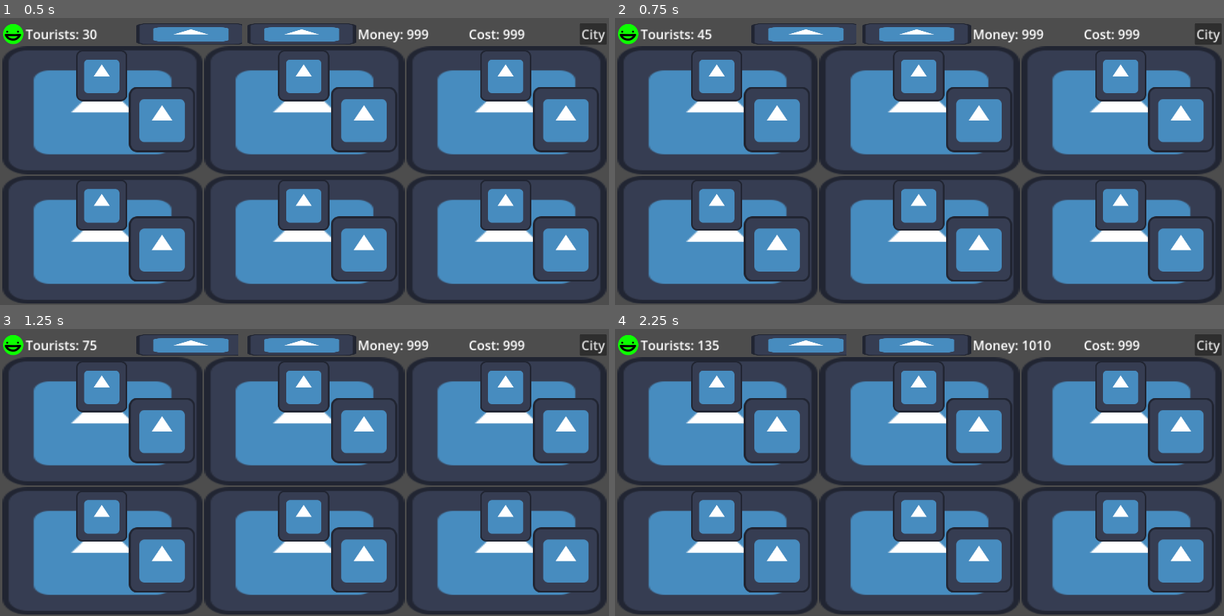
Above: before the commit, frames 1-4 (two rows, left to right).
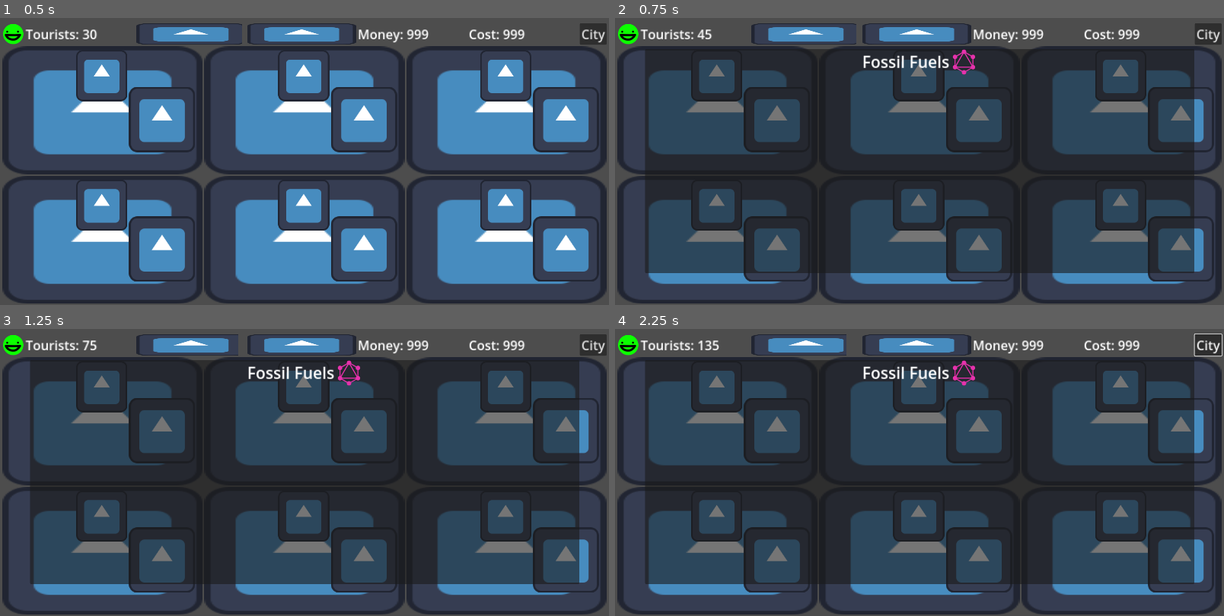
Above: after the commit, the same moments.

Repository: daniel-macias/energy-game
Game: Godot game, scene res://scenes/game.tscn
Two runs of this game, one before a commit and one after it. Both use one fixed random seed, a clock stepped at 60 frames per second and the inputs below. The engine's default icon, where the game draws it, is replaced by a stand-in: a white triangle on a blue panel in a dark square.
Inputs (mouse positions are in pixels of both pictures, inside the frame that each line leads up to):
- Up to frame 1 (0.5 s): no input
- Up to frame 2 (0.75 s): click (718, 75) at 0.52 s
- Up to frame 3 (1.25 s): no input
- Up to frame 4 (2.25 s): click "City" at 1.25 s; click (779, 429) at 2.02 s

Frame 1 is identical in both runs. In frame 2, 62% of the frame differs, in the area x 5-96%, y 10-89%; in frame 3, 62%; in frame 4, 62%, in the area x 5-100%, y 1-89%.

Commit message:
started adding computer interaction

Diff:
--- a/scenes/game.tscn
+++ b/scenes/game.tscn
@@ -94,15 +94,52 @@
 
 [node name="Control2" parent="VBoxContainer/GridContainer" instance=ExtResource("2_ylmqk")]
 layout_mode = 2
+energy_type = "Hydroelectric"
 
 [node name="Control3" parent="VBoxContainer/GridContainer" instance=ExtResource("2_ylmqk")]
 layout_mode = 2
+energy_type = "Wind Power"
 
 [node name="Control4" parent="VBoxContainer/GridContainer" instance=ExtResource("2_ylmqk")]
 layout_mode = 2
+energy_type = "Solar Power"
 
 [node name="Control5" parent="VBoxContainer/GridContainer" instance=ExtResource("2_ylmqk")]
 layout_mode = 2
+energy_type = "Geothermal"
 
 [node name="Control6" parent="VBoxContainer/GridContainer" instance=ExtResource("2_ylmqk")]
 layout_mode = 2
+energy_type = "Nuclear"
+
+[node name="PanelContainer" type="PanelContainer" parent="."]
+layout_mode = 1
+anchors_preset = 8
+anchor_left = 0.5
+anchor_top = 0.5
+anchor_right = 0.5
+anchor_bottom = 0.5
+offset_left = -685.5
+offset_top = -280.0
+offset_right = 685.5
+offset_bottom = 280.0
+grow_horizontal = 2
+grow_vertical = 2
+
+[node name="VBoxContainer" type="VBoxContainer" parent="PanelContainer"]
+layout_mode = 2
+
+[node name="HBoxContainer" type="HBoxContainer" parent="PanelContainer/VBoxContainer"]
+layout_mode = 2
+alignment = 1
+
+[node name="EnergyType" type="Label" parent="PanelContainer/VBoxContainer/HBoxContainer"]
+layout_mode = 2
+theme_override_font_sizes/font_size = 40
+text = "Energy Type"
+horizontal_alignment = 1
+
+[node name="ExitButton" type="TextureButton" parent="PanelContainer/VBoxContainer/HBoxContainer"]
+layout_mode = 2
+size_flags_horizontal = 4
+texture_normal = ExtResource("1_s5s73")
--- a/scenes/room.tscn
+++ b/scenes/room.tscn
@@ -29,21 +29,6 @@
 offset_bottom = -141.08
 texture_normal = ExtResource("1_4sh66")
 
-[node name="Panel" type="Panel" parent="."]
-visible = false
-layout_mode = 0
-offset_right = 40.0
-offset_bottom = 40.0
-
-[node name="GridContainer" type="GridContainer" parent="Panel"]
-layout_mode = 0
-offset_right = 501.0
-offset_bottom = 245.0
-
-[node name="Button" type="Button" parent="Panel/GridContainer"]
-layout_mode = 2
-text = "Temp"
-
 [node name="Notification" type="TextureButton" parent="."]
 offset_left = 53.0
 offset_top = 177.0
--- a/scripts/GameManager.gd
+++ b/scripts/GameManager.gd
@@ -31,9 +31,28 @@
 @onready var money_label = $VBoxContainer/HBoxContainer/Money
 @onready var cost_label = $VBoxContainer/HBoxContainer/Cost
 
+#Panel Node References
+@onready var energy_panel = $PanelContainer
+@onready var energy_title = $PanelContainer/VBoxContainer/HBoxContainer/EnergyType
+@onready var exit_button = $PanelContainer/VBoxContainer/HBoxContainer/ExitButton
+
 func _ready():
 	load_game()
 	set_process(true)  # Enable _process() to make updates over time
+
+	 # Initially hide the energy panel
+	energy_panel.visible = false
+
+	# Connect the exit button to close the panel
+	exit_button.pressed.connect(hide_energy_panel)
+
+
+func show_energy_panel(energy_type):
+	energy_title.text = energy_type
+	energy_panel.visible = true
+
+func hide_energy_panel():
+	energy_panel.visible = false
 
 
 # Update functions
--- a/scripts/Room.gd
+++ b/scripts/Room.gd
@@ -5,10 +5,13 @@
 @export var notification_interval_randomness = 2.0  # Random factor to add variability
 @export var notification_reward = 50  # Reward when clicking the notification
 @export var clicker_reward = 10  # Reward when clicking the Clicker button
+@export var energy_type = "Fossil Fuels"
+
 
 # Node references
 @onready var notification_button = $Notification
 @onready var clicker_button = $Clicker
+@onready var room_button = $Computer
 
 # To track the time for notifications
 var notification_timer = 0.0
@@ -24,9 +27,15 @@
 	clicker_button.pressed.connect(_on_Clicker_pressed)
 	set_process(true)
 
+	room_button.pressed.connect(_on_RoomButton_pressed)
+
 # Function to handle the Clicker button press
 func _on_Clicker_pressed():
 	get_parent().get_parent().get_parent().update_money(clicker_reward)
+
+func _on_RoomButton_pressed():
+	 # Call the main scene's function to show the energy panel with this room's energy type
+	get_parent().get_parent().get_parent().show_energy_panel(energy_type)
 
 # Function to handle the Notification button press
 func _on_Notification_pressed():
